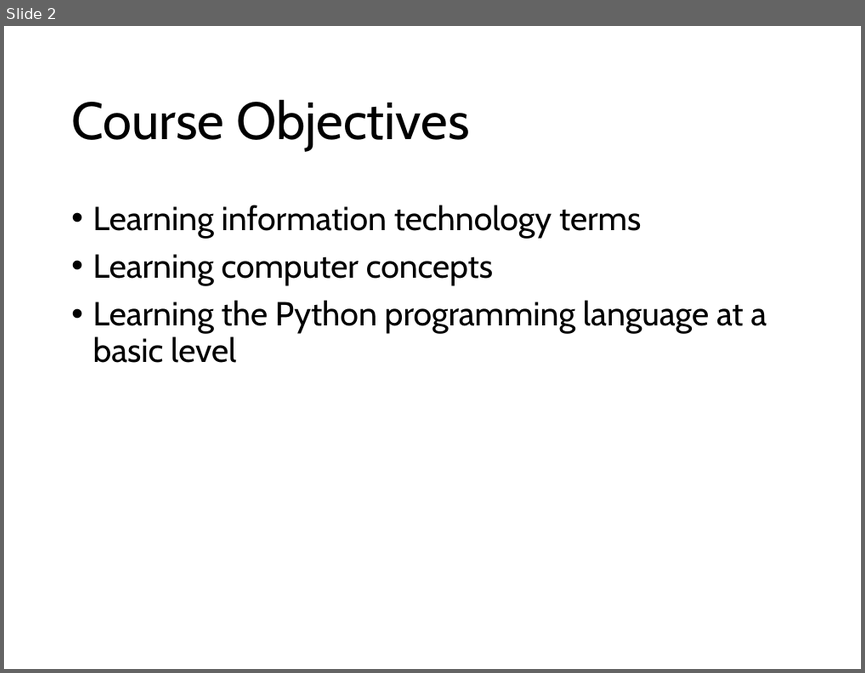
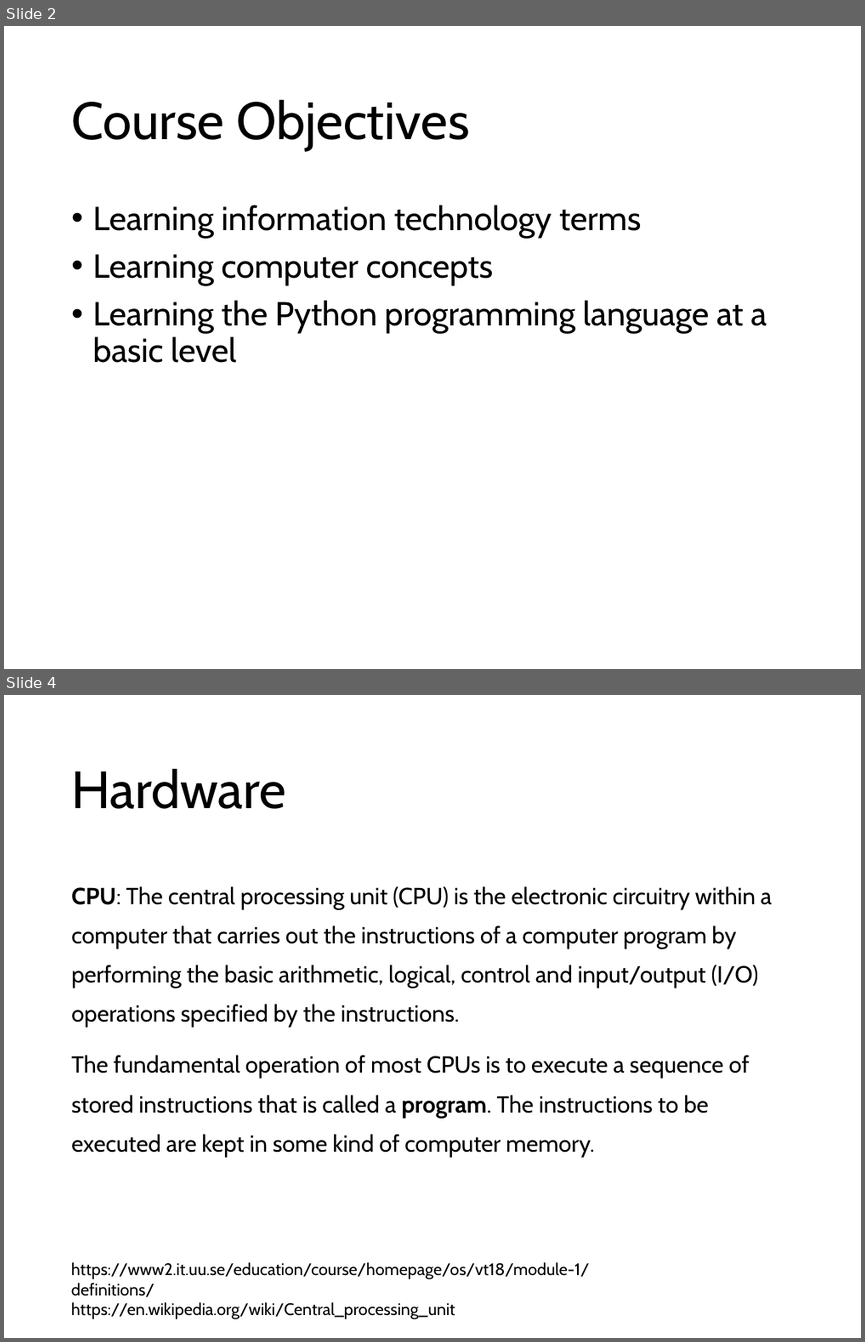
Before and after one commit to ihpar/bit_chem, a slide deck: lecture_notes/BIT_0.pptx. Shown one above the other, each under a label of ours: slide 2 before the commit, slides 2 and 4 after it; the slides between them are not shown. The pictures are 865x673 and 865x1342 pixels, drawn with LibreOffice and Linux fonts; fonts in the diff are those of the drawing. Boxes give left, top, right and bottom in pixels: in the first picture for what was removed or moved away, otherwise in the second. Text is boxed around its words. In the diff, an @@ line names an element or a change of style, - is before the commit and + after.

```diff
--- a/lecture_notes/BIT_0.pptx
+++ b/lecture_notes/BIT_0.pptx
@@ slide 4 added at bbox=[4, 695, 861, 1338], background #FFFFFF @@
@@ title added at bbox=[71, 768, 286, 809], 44 pt, text #000000 @@
+Hardware
@@ text added at bbox=[71, 886, 772, 1157], 19.6 pt, text #000000 @@
+CPU: The central processing unit (CPU) is the electronic circuitry within a computer that carries out the instructions of a computer program by performing the basic arithmetic, logical, control and input/output (I/O) operations specified by the instructions.
+The fundamental operation of most CPUs is to execute a sequence of stored instructions that is called a program. The instructions to be executed are kept in some kind of computer memory.
@@ text added at bbox=[71, 1262, 589, 1319], 14 pt, text #000000 @@
+https://www2.it.uu.se/education/course/homepage/os/vt18/module-1/definitions/
+https://en.wikipedia.org/wiki/Central_processing_unit
```
Also in this commit, not shown: 1 slide changed, 6 other slides added.
